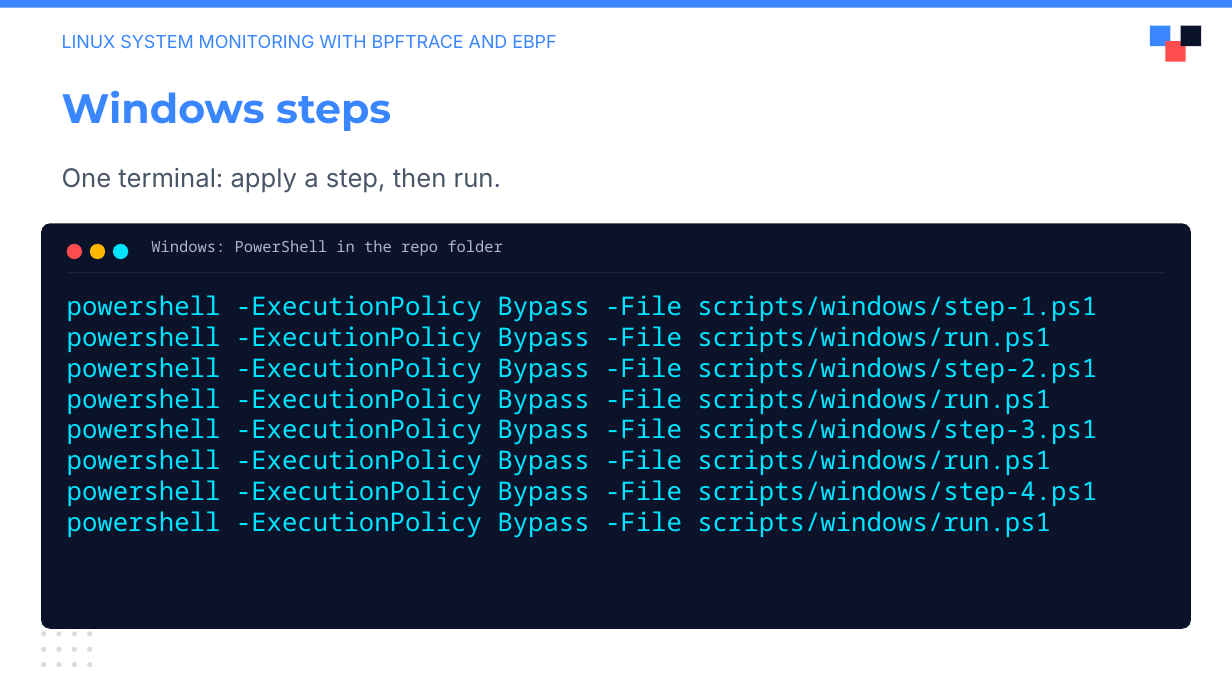
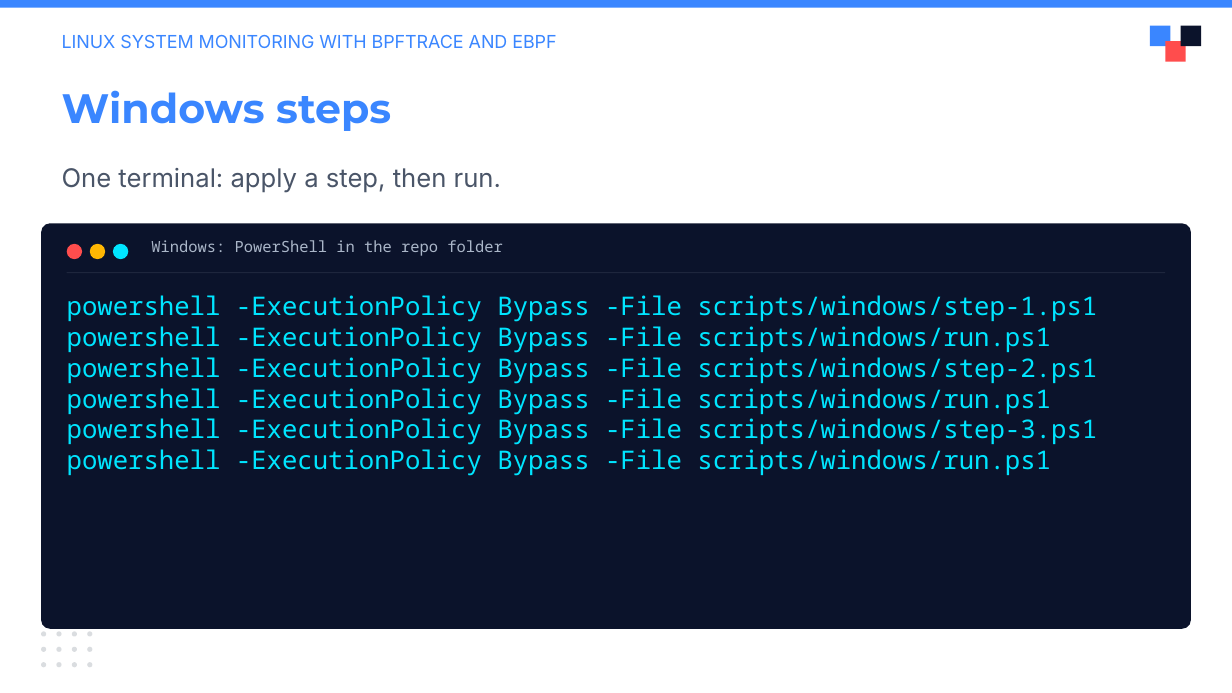
Before and after one commit to julianshalaby-perj/falco-libs-workshop, a slide deck: slide 7 of presentation/falco-libs-intro.pptx. Drawn at 1232x693 pixels with LibreOffice and Linux fonts; fonts in the diff are those of the drawing; background and template pictures are left out. Boxes give left, top, right and bottom in pixels: in the first picture for what was removed or moved away, otherwise in the second. Text is boxed around its words. In the diff, an @@ line names an element or a change of style, - is before the commit and + after.

```diff
--- a/presentation/falco-libs-intro.pptx
+++ b/presentation/falco-libs-intro.pptx
@@ text at [67,480,1097,538]: paragraphs removed @@
-powershell -ExecutionPolicy Bypass -File scripts/windows/step-4.ps1
-powershell -ExecutionPolicy Bypass -File scripts/windows/run.ps1
```
Also in this commit, not shown: 5 other slides changed, 1 slide removed.
